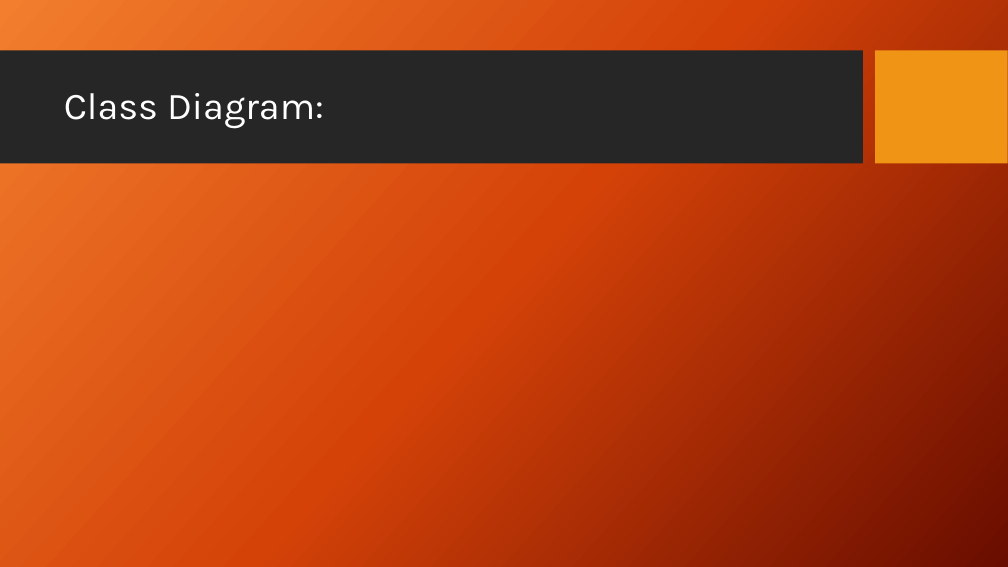
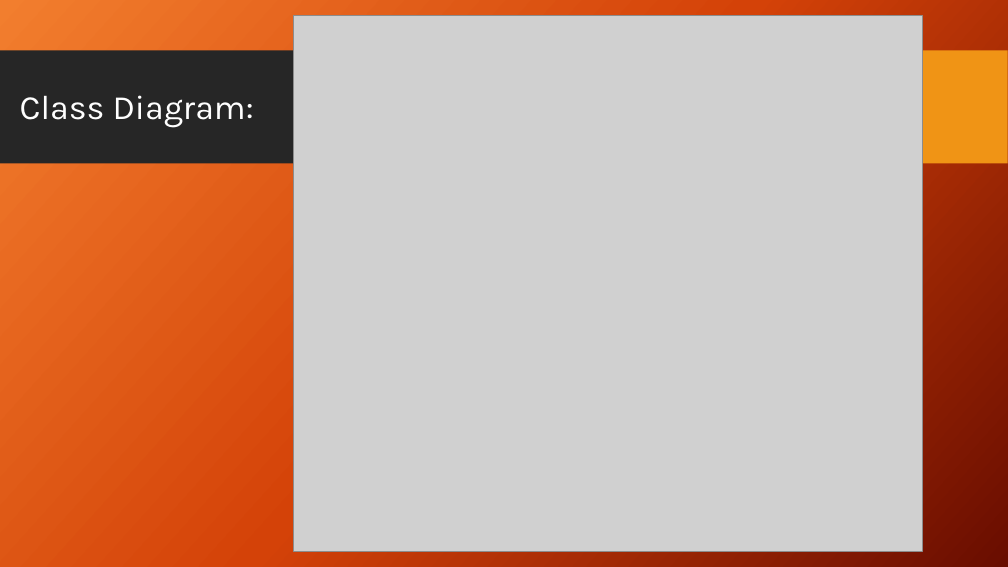
Before and after one commit to seans888/Blood-Findr, a slide deck: slide 21 of Documentation/Blood Findr (SYSADD2 presentation).pptx (slide 20 before the commit). Drawn at 1008x567 pixels with LibreOffice and Linux fonts; fonts in the diff are those of the drawing; grey boxes stand for pictures; background and template pictures are left out. Boxes give left, top, right and bottom in pixels: in the first picture for what was removed or moved away, otherwise in the second. Text is boxed around its words. In the diff, an @@ line names an element or a change of style, - is before the commit and + after.

```diff
--- a/Documentation/Blood Findr (SYSADD2 presentation).pptx
+++ b/Documentation/Blood Findr (SYSADD2 presentation).pptx
@@ picture added at <box>294,16,923,551</box> @@
@@ title "Class Diagram:": place and size @@
-title "Class Diagram:" at <box>64,93,324,128</box>
+title "Class Diagram:" at <box>20,95,254,127</box>
@@ title "Class Diagram:" at <box>20,95,254,127</box>: size 36 to 32.4 pt @@
```
Also in this commit, not shown: 2 slides added, 5 other files.
